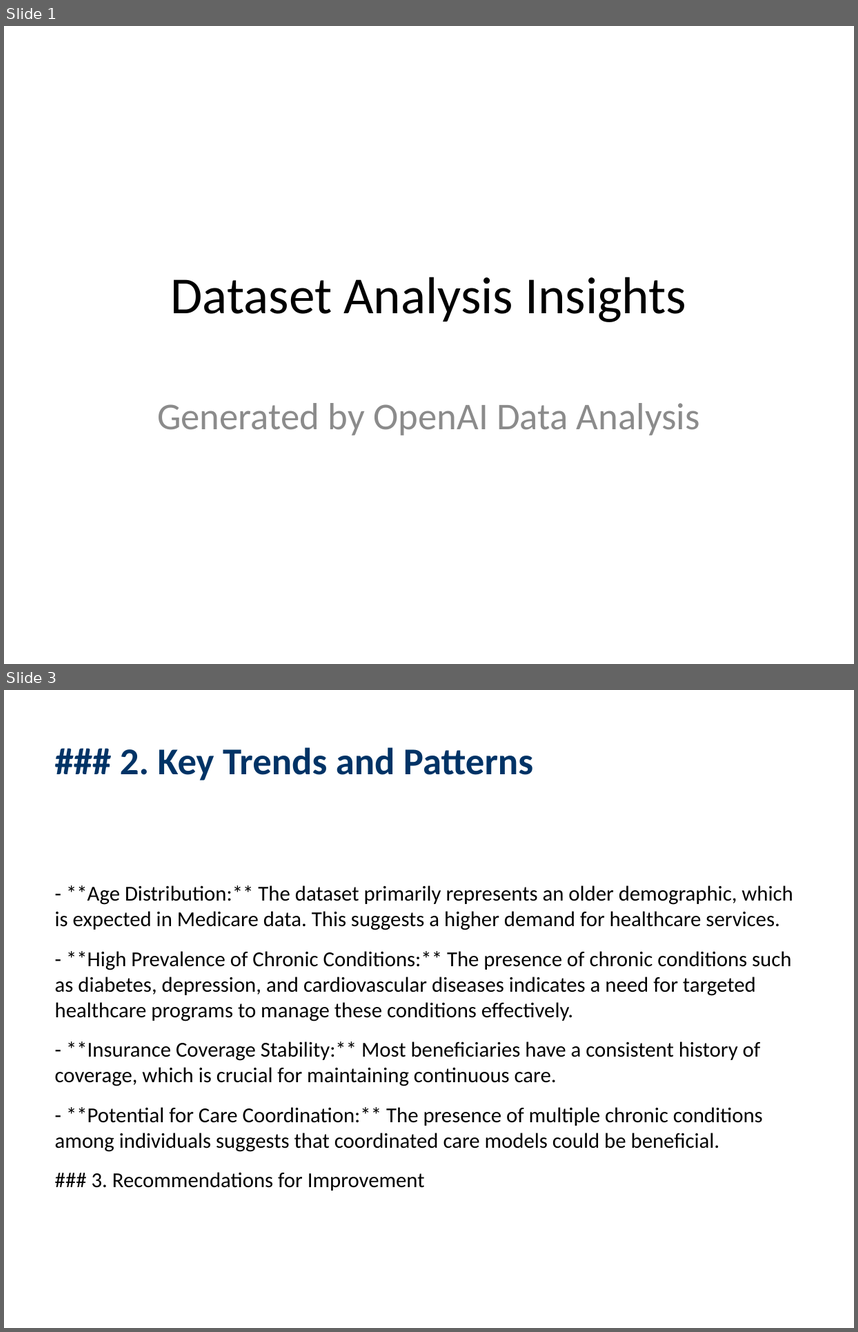
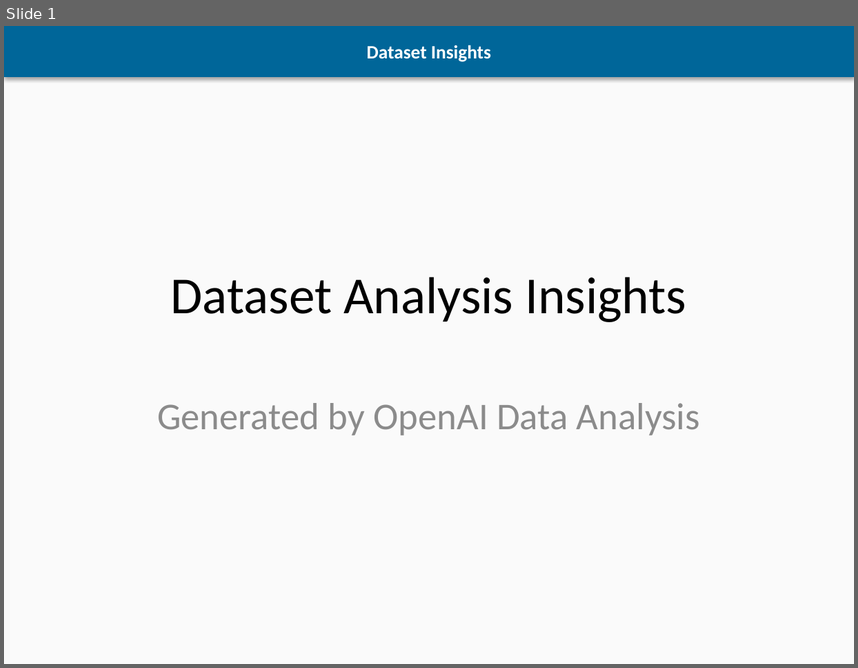
Before and after one commit to jyoung10078/elijah, a slide deck: testing/dataset_insights.pptx. Shown one above the other, each under a label of ours: slides 1 and 3 before the commit, slide 1 after it; the slides between them are not shown. The pictures are 858x1332 and 858x668 pixels, drawn with LibreOffice and Linux fonts; fonts in the diff are those of the drawing. Boxes give left, top, right and bottom in pixels: in the first picture for what was removed or moved away, otherwise in the second. Text is boxed around its words. In the diff, an @@ line names an element or a change of style, - is before the commit and + after.

```diff
--- a/testing/dataset_insights.pptx
+++ b/testing/dataset_insights.pptx
@@ slide 3 removed at [4, 690, 854, 1328], background #FFFFFF @@
@@ text removed at [120, 747, 533, 780] @@
-### 2. Key Trends and Patterns
@@ text removed at [55, 885, 793, 1190] @@
-- **Age Distribution:** The dataset primarily represents an older demographic, which is expected in Medicare data. This suggests a higher demand for healthcare services.
-- **High Prevalence of Chronic Conditions:** The presence of chronic conditions such as diabetes, depression, and cardiovascular diseases indicates a need for targeted healthcare programs to manage these conditions effectively.
-- **Insurance Coverage Stability:** Most beneficiaries have a consistent history of coverage, which is crucial for maintaining continuous care.
-- **Potential for Care Coordination:** The presence of multiple chronic conditions among individuals suggests that coordinated care models could be beneficial.
-### 3. Recommendations for Improvement
@@ slide 1 changed as well @@
@@ background #FFFFFF to #FAFAFA @@
@@ rectangle added at [4, 26, 854, 77], fill #006699, 16 pt, text #FFFFFF, bold @@
+Dataset Insights
```
Also in this commit, not shown: 4 slides added, 4 other slides removed, 2 other files.
